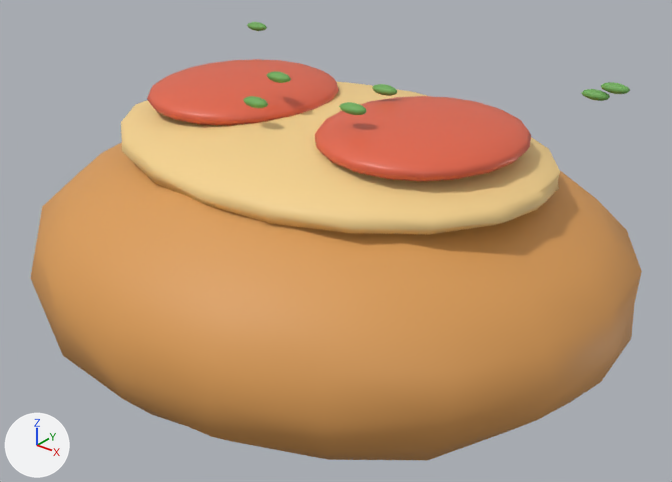
Before and after pictures for a commit that changed the glTF model models/catch_breads/bread_tomato.glb.
One viewpoint serves both versions: a camera (50 mm lens) standing at (0.694, -0.85, 0.543) and looking at (0.014, -0.001, 0.016). Every picture has the same lights, and +X, +Y and +Z are marked at lower left. The older version comes first. Where no turn or scale is listed for an object, it has been applied to the vertices.

Before the edit, the objects in view are built like this:
```python
ob_ふっくらした生地 = bpy.data.objects.new('ふっくらした生地', me_球_031)
ob_ふっくらした生地.location = (0.0, 0.0, 0.0)
ob_トマトの輪切り = bpy.data.objects.new('トマトの輪切り', me_球_033)
ob_トマトの輪切り.location = (-0.14, 0.0, 0.188)
ob_トマトの輪切り_001 = bpy.data.objects.new('トマトの輪切り.001', me_球_034)
ob_トマトの輪切り_001.location = (0.14, 0.0, 0.188)
ob_ハーブ = bpy.data.objects.new('ハーブ', me_球_035)
ob_ハーブ.location = (0.264, 0.179, 0.216)
ob_ハーブ_003 = bpy.data.objects.new('ハーブ.003', me_球_038)
ob_ハーブ_003.location = (0.062, 0.032, 0.219)
ob_ハーブ_004 = bpy.data.objects.new('ハーブ.004', me_球_039)
ob_ハーブ_004.location = (-0.04, -0.043, 0.233)
ob_ハーブ_005 = bpy.data.objects.new('ハーブ.005', me_球_040)
ob_ハーブ_005.location = (0.287, 0.18, 0.229)
ob_具材を載せるくぼみ = bpy.data.objects.new('具材を載せるくぼみ', me_球_032)
ob_具材を載せるくぼみ.location = (0.0, 0.0, 0.147)
```
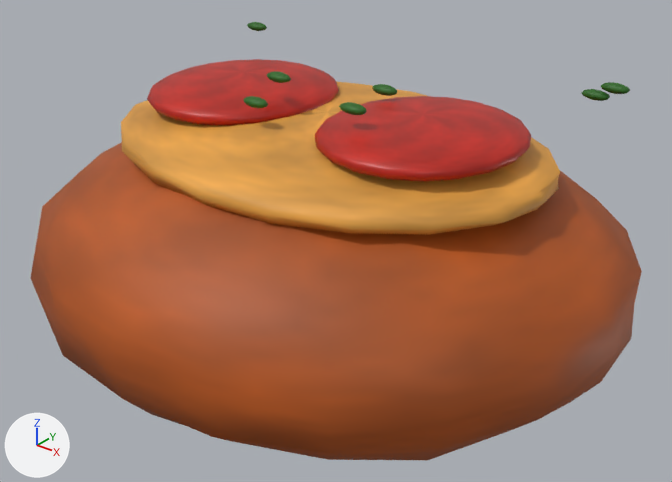
What differs and where, as boxes (x1, y1, x2, y2) in the pictures (672 x 482 px):
'ふっくらした生地', surface changed (orange to brown): (31, 142, 642, 460) in both
'具材を載せるくぼみ', surface changed (beige to orange): (121, 81, 560, 235) in both
'トマトの輪切り.001', surface changed (darker): (315, 96, 531, 182) in both
'トマトの輪切り', surface changed (darker): (147, 59, 339, 126) in both
'ハーブ.002', surface changed (darker): (339, 102, 367, 115) in both
'ハーブ.005', surface changed (darker): (601, 82, 630, 94) in both
'ハーブ', surface changed (darker): (582, 89, 610, 101) in both
'ハーブ.006', surface changed (darker): (244, 96, 268, 108) in both
'ハーブ.003', surface changed (darker): (372, 84, 397, 96) in both
'ハーブ.004', surface changed (darker): (267, 71, 291, 83) in both
'ハーブ.001', surface changed: (247, 22, 267, 31) in both

The change in detail:
Picture 'material_09' (img_material_09) is new.
Picture 'material_08' (img_material_08) is new.
Picture 'material_03' (img_material_03) is new.
Picture 'material_02' (img_material_02) is new.
In material '焼きたての山吹色' (mat_焼きたての山吹色), base_color is no longer (0.72, 0.34, 0.095), orange #dd9e57.
In material '焼きたての山吹色' (mat_焼きたての山吹色), texture is now set to img_material_02.
In material '薄焼きの生地' (mat_薄焼きの生地), base_color is no longer (0.92, 0.65, 0.27), beige #f6d38e.
In material '薄焼きの生地' (mat_薄焼きの生地), texture is now set to img_material_03.
In material 'トマト・ジャム' (mat_トマト_ジャム), base_color is no longer (0.77, 0.13, 0.065), red #e36548.
In material 'トマト・ジャム' (mat_トマト_ジャム), texture is now set to img_material_08.
In material '青菜・ハーブ' (mat_青菜_ハーブ), base_color is no longer (0.16, 0.42, 0.1), green #6fad59.
In material '青菜・ハーブ' (mat_青菜_ハーブ), texture is now set to img_material_09.
